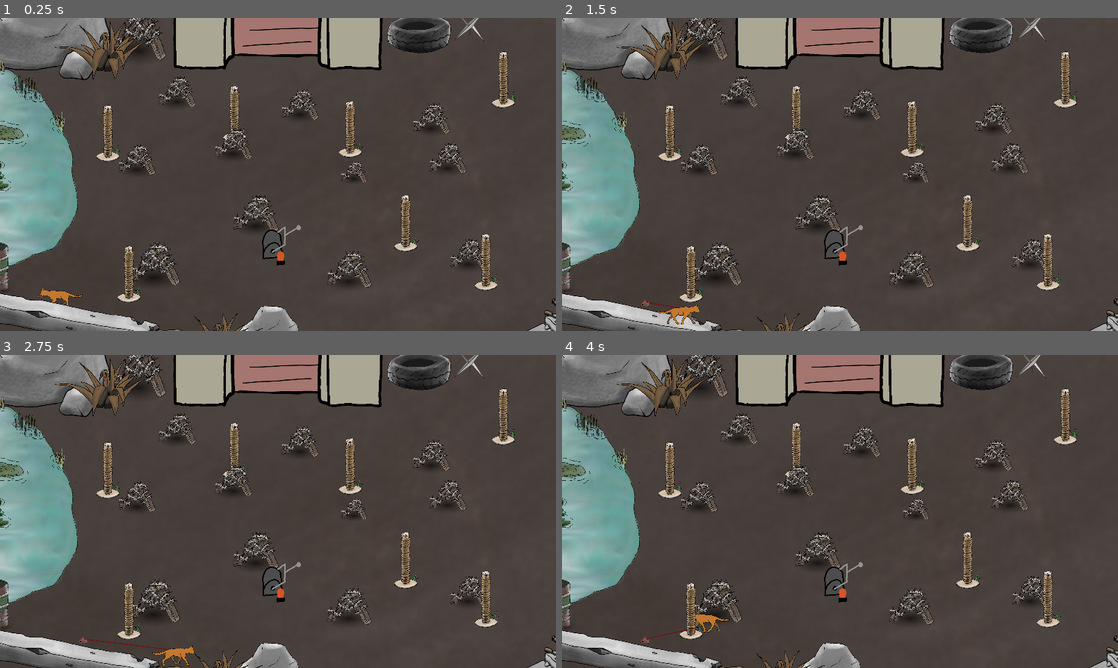
Above: before the commit, frames 1-4 (two rows, left to right).
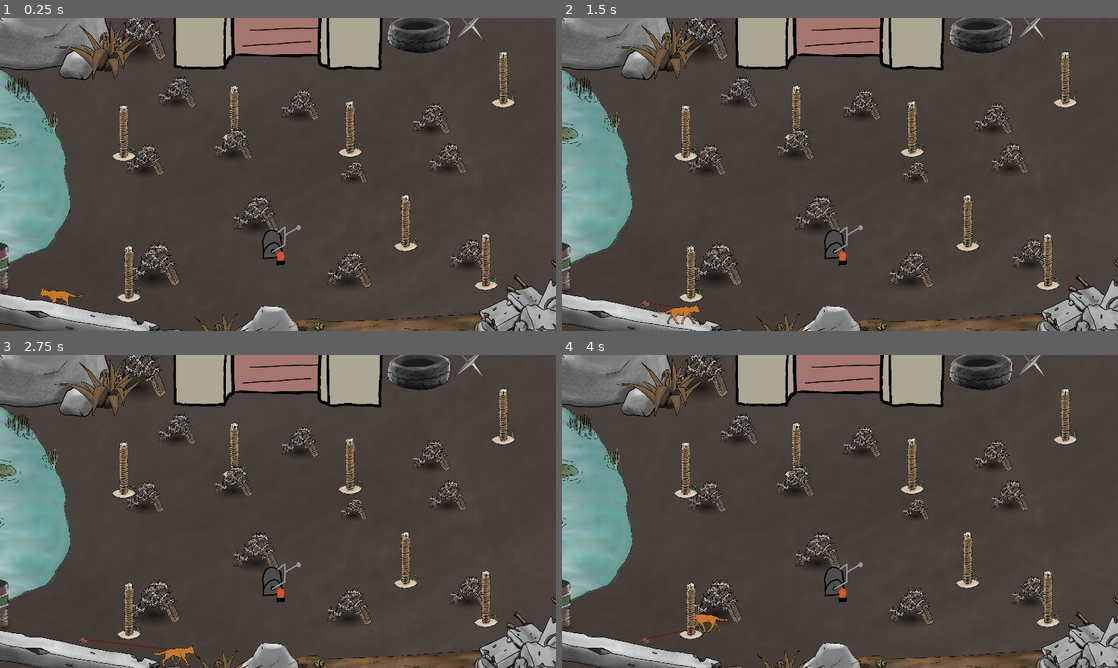
Above: after the commit, the same moments.

Repository: Flodurs/Godotwildjam63
Game: Godot game, scene res://szenen/Levels/level_2.tscn
The game is run twice, just before and just after one commit, with the same random seed, the same clock (stepped at 60 frames per second) and the same inputs. This scene is started directly instead of the project's main scene.
Inputs:
- Up to frame 1 (0.25 s): no input
- Up to frame 2 (1.5 s): tap Enter at 0.5 s; hold D (mRight) 0.53-1.28 s; tap E (Interaktion) at 0.6, 1.35 s; hold S (mDown) from 1.28 s (still down)
- Up to frame 3 (2.75 s): release S (mDown) at 2.03 s; hold D (mRight) from 2.03 s (still down); tap E (Interaktion) at 2.1 s
- Up to frame 4 (4 s): release D (mRight) at 2.78 s; hold W (mUp) 2.78-3.53 s; tap E (Interaktion) at 2.85, 3.6 s; hold A (mLeft) from 3.53 s (still down)

The runs differ from the first frame. In frame 1, 4.7% of the frame differs, in the area x 0-100%, y 13-100%; in frame 2, 4.7%; in frame 3, 4.7%; in frame 4, 4.7%.

Commit message:
Baumstamm

Diff:
--- a/szenen/Levels/level_2.tscn
+++ b/szenen/Levels/level_2.tscn
@@ -1,8 +1,9 @@
-[gd_scene load_steps=17 format=3 uid="uid://bihu5nvtiyh61"]
+[gd_scene load_steps=18 format=3 uid="uid://bihu5nvtiyh61"]
 
 [ext_resource type="PackedScene" uid="uid://ct8c5s7tamylk" path="res://szenen/level/Level.tscn" id="1_c2i40"]
 [ext_resource type="Script" path="res://szenen/Levels/level_2.gd" id="2_eyxcm"]
 [ext_resource type="PackedScene" uid="uid://cwh7edg1y4haq" path="res://szenen/objekte/spiked_barricade.tscn" id="3_5xlad"]
+[ext_resource type="PackedScene" uid="uid://drw6ntmuqiclm" path="res://szenen/objekte/baumstamm.tscn" id="3_gwtow"]
 [ext_resource type="PackedScene" uid="uid://d0sprmhk4yyal" path="res://szenen/objekte/Pillar.tscn" id="3_kt71y"]
 [ext_resource type="PackedScene" path="res://szenen/objekte/backward_gate.tscn" id="4_rroj2"]
 [ext_resource type="PackedScene" path="res://szenen/objekte/rock.tscn" id="4_x87rh"]
@@ -23,102 +24,107 @@
 [node name="Katze" parent="." index="0"]
 position = Vector2(-1083, 647)
 
-[node name="Spiked_barricade" parent="Objects" index="0" instance=ExtResource("3_5xlad")]
+[node name="Baumstamm" parent="Objects" index="0" instance=ExtResource("3_gwtow")]
+position = Vector2(647, 798)
+rotation = -0.053874
+scale = Vector2(0.400001, 0.400001)
+
+[node name="Spiked_barricade" parent="Objects" index="1" instance=ExtResource("3_5xlad")]
 position = Vector2(-108, 252)
 scale = Vector2(0.489011, 0.489011)
 
-[node name="Spiked_barricade2" parent="Objects" index="1" instance=ExtResource("3_5xlad")]
+[node name="Spiked_barricade2" parent="Objects" index="2" instance=ExtResource("3_5xlad")]
 position = Vector2(-220, -103)
 scale = Vector2(0.400001, 0.400001)
 
-[node name="Spiked_barricade3" parent="Objects" index="2" instance=ExtResource("3_5xlad")]
-position = Vector2(-695, -25)
+[node name="Spiked_barricade3" parent="Objects" index="3" instance=ExtResource("3_5xlad")]
+position = Vector2(-655, -25)
 scale = Vector2(0.400001, 0.400001)
 
-[node name="Spiked_barricade4" parent="Objects" index="3" instance=ExtResource("3_5xlad")]
+[node name="Spiked_barricade4" parent="Objects" index="4" instance=ExtResource("3_5xlad")]
 position = Vector2(-610, 507)
 scale = Vector2(0.56, 0.56)
 
-[node name="Spiked_barricade5" parent="Objects" index="4" instance=ExtResource("3_5xlad")]
+[node name="Spiked_barricade5" parent="Objects" index="5" instance=ExtResource("3_5xlad")]
 position = Vector2(110, -297)
 scale = Vector2(0.400001, 0.400001)
 
-[node name="Spiked_barricade6" parent="Objects" index="5" instance=ExtResource("3_5xlad")]
+[node name="Spiked_barricade6" parent="Objects" index="6" instance=ExtResource("3_5xlad")]
 position = Vector2(353, 525)
 scale = Vector2(0.480001, 0.480001)
 
-[node name="Spiked_barricade7" parent="Objects" index="6" instance=ExtResource("3_5xlad")]
+[node name="Spiked_barricade7" parent="Objects" index="7" instance=ExtResource("3_5xlad")]
 position = Vector2(942, 441)
 scale = Vector2(0.400001, 0.400001)
 
-[node name="Spiked_barricade8" parent="Objects" index="7" instance=ExtResource("3_5xlad")]
+[node name="Spiked_barricade8" parent="Objects" index="8" instance=ExtResource("3_5xlad")]
 position = Vector2(375, 20)
 scale = Vector2(0.28, 0.28)
 
-[node name="Spiked_barricade9" parent="Objects" index="8" instance=ExtResource("3_5xlad")]
+[node name="Spiked_barricade9" parent="Objects" index="9" instance=ExtResource("3_5xlad")]
 position = Vector2(758, -229)
 scale = Vector2(0.400001, 0.400001)
 
-[node name="Spiked_barricade10" parent="Objects" index="9" instance=ExtResource("3_5xlad")]
+[node name="Spiked_barricade10" parent="Objects" index="10" instance=ExtResource("3_5xlad")]
 position = Vector2(839, -32)
 scale = Vector2(0.400001, 0.400001)
 
-[node name="Spiked_barricade11" parent="Objects" index="10" instance=ExtResource("3_5xlad")]
+[node name="Spiked_barricade11" parent="Objects" index="11" instance=ExtResource("3_5xlad")]
 position = Vector2(-497, -360)
 scale = Vector2(0.400001, 0.400001)
 
-[node name="Rock" parent="Objects" index="11" instance=ExtResource("4_x87rh")]
+[node name="Rock" parent="Objects" index="12" instance=ExtResource("4_x87rh")]
 position = Vector2(-1149, -578)
 
-[node name="LongConcrete" parent="Objects" index="12" instance=ExtResource("5_4i28k")]
+[node name="LongConcrete" parent="Objects" index="13" instance=ExtResource("5_4i28k")]
 position = Vector2(-1144, 691)
 rotation = 3.14159
 scale = Vector2(1, -1)
 
-[node name="Grass" parent="Objects" index="13" instance=ExtResource("6_y2jvx")]
+[node name="Grass" parent="Objects" index="14" instance=ExtResource("6_y2jvx")]
 position = Vector2(-850, -530)
 scale = Vector2(0.551883, 0.551883)
 
-[node name="Rock2" parent="Objects" index="14" instance=ExtResource("4_x87rh")]
+[node name="Rock2" parent="Objects" index="15" instance=ExtResource("4_x87rh")]
 position = Vector2(-51, 882)
 scale = Vector2(0.52, 0.52)
 
-[node name="Reifen" parent="Objects" index="15" instance=ExtResource("7_xgcrc")]
+[node name="Reifen" parent="Objects" index="16" instance=ExtResource("7_xgcrc")]
 position = Vector2(-394.993, 960.735)
 scale = Vector2(0.600001, 0.600001)
 
-[node name="Reifen2" parent="Objects" index="16" instance=ExtResource("7_xgcrc")]
+[node name="Reifen2" parent="Objects" index="17" instance=ExtResource("7_xgcrc")]
 position = Vector2(698, -656)
 scale = Vector2(0.560002, 0.560002)
 
-[node name="spike" parent="Objects" index="17" instance=ExtResource("8_e1s8p")]
+[node name="spike" parent="Objects" index="18" instance=ExtResource("8_e1s8p")]
 position = Vector2(942, -682)
 scale = Vector2(1.4, 1.4)
 
-[node name="Spiked_barricade12" parent="Objects" index="18" instance=ExtResource("3_5xlad")]
+[node name="Spiked_barricade12" parent="Objects" index="19" instance=ExtResource("3_5xlad")]
 position = Vector2(-686, -613)
 scale = Vector2(0.586034, 0.713824)
 
-[node name="Fass" parent="Objects" index="19" instance=ExtResource("9_o8sp5")]
+[node name="Fass" parent="Objects" index="20" instance=ExtResource("9_o8sp5")]
 position = Vector2(-1411, 558)
 scale = Vector2(0.92, 0.92)
 
-[node name="ConcretePile" parent="Objects" index="20" instance=ExtResource("10_rmbg1")]
-position = Vector2(1452, 980)
+[node name="ConcretePile" parent="Objects" index="21" instance=ExtResource("10_rmbg1")]
+position = Vector2(1266, 861)
 
-[node name="Grass2" parent="Objects" index="21" instance=ExtResource("6_y2jvx")]
+[node name="Grass2" parent="Objects" index="22" instance=ExtResource("6_y2jvx")]
 position = Vector2(-290.993, 890.735)
 scale = Vector2(0.511882, 0.511882)
 
-[node name="Teich" parent="Objects" index="22" instance=ExtResource("11_lej5r")]
-position = Vector2(-1423, -27)
+[node name="Teich" parent="Objects" index="23" instance=ExtResource("11_lej5r")]
+position = Vector2(-1459, -27)
 scale = Vector2(0.56, 0.6)
 
 [node name="Pillar" parent="Pillars" index="0" instance=ExtResource("3_kt71y")]
 position = Vector2(-736, 603)
 
 [node name="Pillar2" parent="Pillars" index="1" instance=ExtResource("3_kt71y")]
-position = Vector2(-840, -92)
+position = Vector2(-762, -92)
 
 [node name="Pillar3" parent="Pillars" index="2" instance=ExtResource("3_kt71y")]
 position = Vector2(1111, -356)
--- /dev/null
+++ b/szenen/objekte/baumstamm.tscn
@@ -0,0 +1,19 @@
+[gd_scene load_steps=3 format=3 uid="uid://drw6ntmuqiclm"]
+
+[ext_resource type="Texture2D" uid="uid://gmvn31rem86t" path="res://assets/sprites/BaumStammmm.png" id="1_8evvi"]
+
+[sub_resource type="CapsuleShape2D" id="CapsuleShape2D_egqul"]
+radius = 41.0
+height = 2746.0
+
+[node name="Baumstamm" type="StaticBody2D"]
+
+[node name="Sprite2D" type="Sprite2D" parent="."]
+position = Vector2(0, -101)
+texture = ExtResource("1_8evvi")
+
+[node name="CollisionShape2D" type="CollisionShape2D" parent="."]
+position = Vector2(-45, 6)
+rotation = 1.5708
+scale = Vector2(1.48, 1)
+shape = SubResource("CapsuleShape2D_egqul")
Binary file added: assets/sprites/BaumStammmm.png
Not shown, added: assets/sprites/BaumStammmm.png.import
Not shown, changed: assets/BaumStammmm.afdesign
